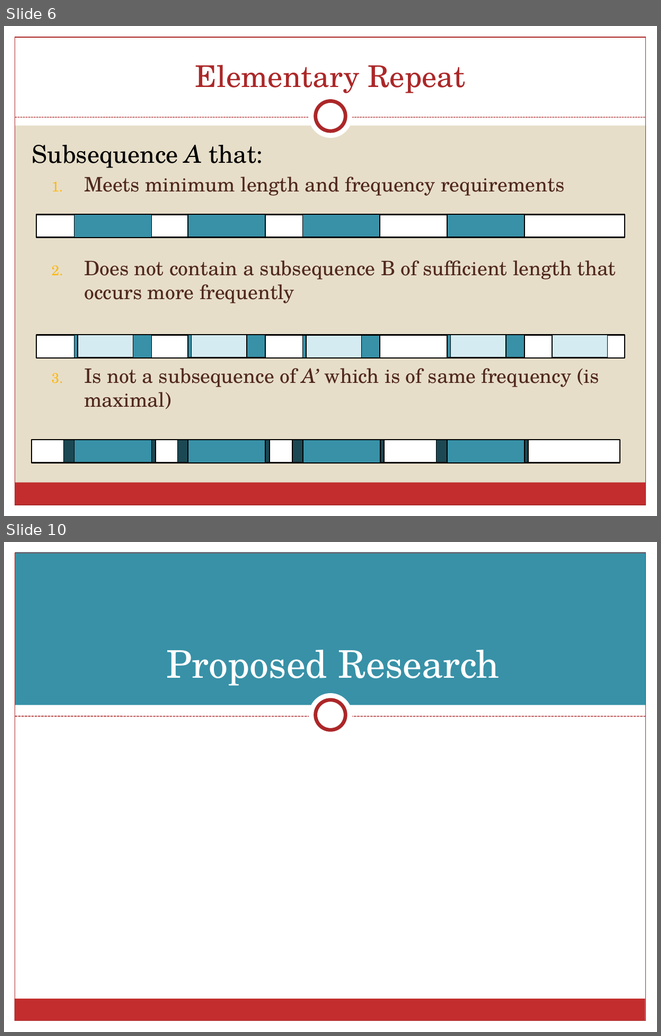
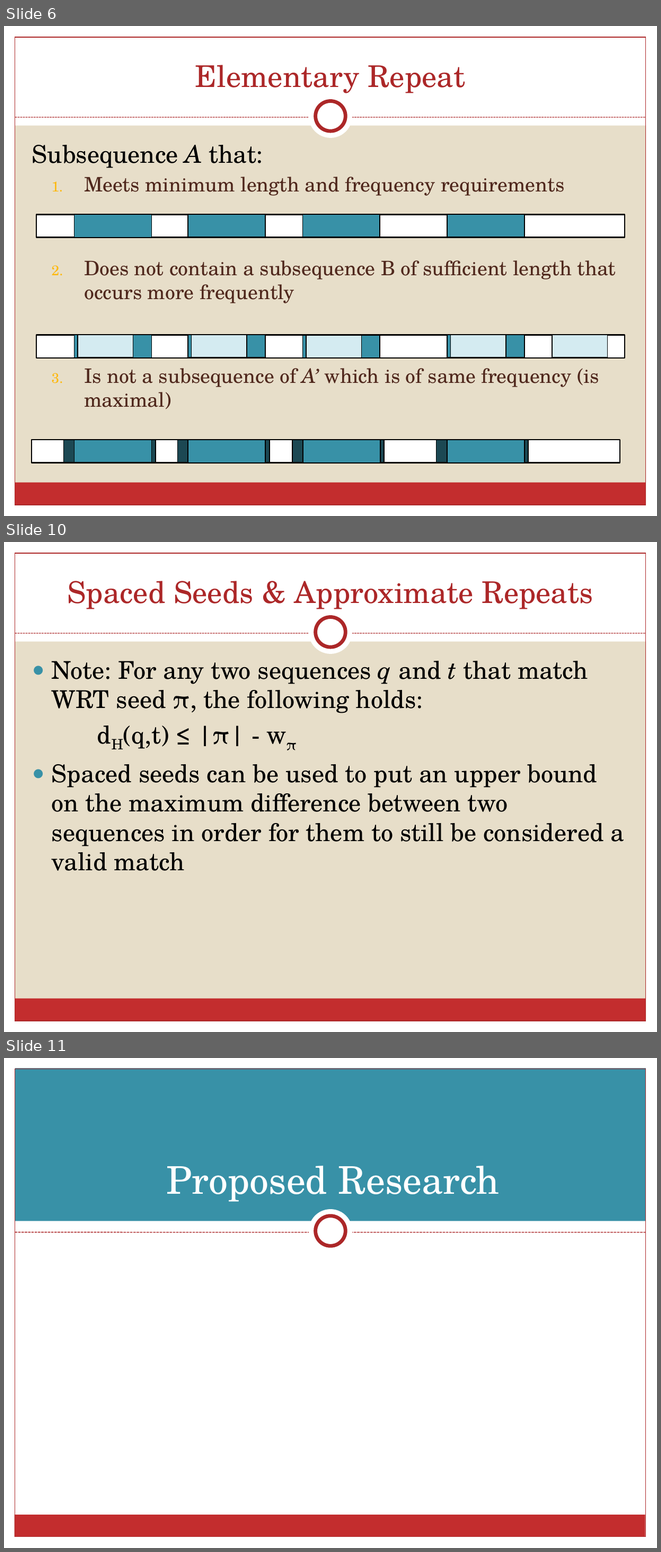
Before and after one commit to schaefce/proposal, a slide deck: SchaefferProposal.pptx. Shown one above the other, each under a label of ours: slides 6 and 10 before the commit, slides 6, 10 and 11 after it; the slides between them are not shown. The pictures are 661x1036 and 661x1552 pixels, drawn with LibreOffice and Linux fonts; fonts in the diff are those of the drawing. Boxes give left, top, right and bottom in pixels: in the first picture for what was removed or moved away, otherwise in the second. Text is boxed around its words. In the diff, an @@ line names an element or a change of style, - is before the commit and + after.

```diff
--- a/SchaefferProposal.pptx
+++ b/SchaefferProposal.pptx
@@ slide 10 added at (x1=4, y1=542, x2=657, y2=1032), background #E7DEC9; not listed: 9 template elements that a slide beside it also shows @@
@@ title added at (x1=67, y1=581, x2=593, y2=609), 33 pt, text #AC2829 @@
+Spaced Seeds & Approximate Repeats
@@ text added at (x1=52, y1=661, x2=625, y2=871), 27 pt, text #000000 @@
+● Note: For any two sequences q and t that match WRT seed π, the following holds:
+dH(q,t) ≤ |π| - wπ
+● Spaced seeds can be used to put an upper bound on the maximum difference between two sequences in order for them to still be considered a valid match
@@ what was slide 10 is now slide 11 @@
```
Also in this commit, not shown: 6 slides changed, 3 other slides added, 2 slides removed.
